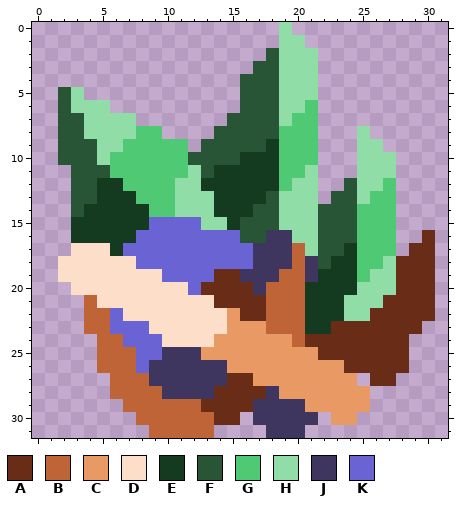
Pixel-art sprite: sprites/items/astral-fulgurite.png. That is the earlier state.
The file is 32x32 pixels.
Palette (. is transparent): A #692d17  B #bf6436  C #e89964  D #fddfc9  E #143a20  F #285535  G #4fc973  H #91dda8  J #3e365e  K #6a63d4
Pixels before, first column x 2:
 0 .................H...........
 1 .................HH..........
 2 ................FHHH.........
 3 ...............FFHHH.........
 4 ..............FFFHHH.........
 5 FH............FFFHHH.........
 6 FHHH..........FFFHHG.........
 7 FFHHHH.......FFFFHGG.........
 8 FFHHHHGG....FFFFFGGG...H.....
 9 FFFHHGGGGG.FFFFFEGGG...HH....
10 FFFHGGGGGGFFFFEEEGGG...HHH...
11 .FFFGGGGGGHFEEEEEGGH...HHH...
12 .FFEEGGGGHHEEEEEEGHH..FHHG...
13 .FFEEEGGGHHHEEEEFHHH.FFHGG...
14 .FEEEEEGGHHHEEEFFHHHFFFGGG...
15 .EEEEEEKKKKHHEFFFHHHFFFGGG...
16 .EEEEEKKKKKKKKFFJJHHFFFGGG..A
17 .DDDEKKKKKKKKKKJJJBHFFEGGG.AA
18 DDDDDDKKKKKKKKKJJJBJFEEGGHAAA
19 DDDDDDDDKKKKAAJJJBBJEEEGHHAAA
20 .DDDDDDDDDKAAAAJBBBEEEEHHHAAA
21 ..BDDDDDDDDDAAAABBBEEEHHHAAAA
22 ..BBKDDDDDDDDCAABBBEEEHHAAAAA
23 ..BBKKKDDDDDDCCCBBBEEAAAAAAA.
24 ...BBKKKDDDDCCCCCCBAAAAAAAA..
25 ...BBBKKJJJCCCCCCCCCAAAAAAA..
26 ...BBBKJJJJJJCCCCCCCCCAAAAA..
27 ....BBBJJJJJJAACCCCCCCC.AA...
28 ....BBBBJJJJAAAAJCCCCCCC.....
29 .....BBBBBBAAAAJJJJCCCCC.....
30 ......BBBBBBAA.JJJJJ.CC......
31 .......BBBBB....JJJ..........
The same view after the edit:
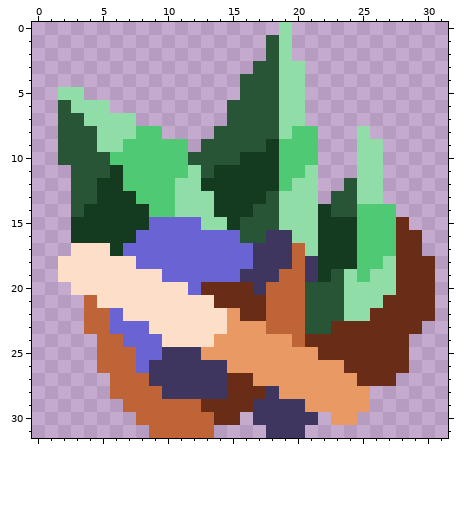
The exact change:
Changed rows in their new state; - is an unchanged pixel.
first column x 2:
 1 ----------------F-.----------
 2 ------------------..---------
 3 -------------------.---------
 4 -------------------.---------
 5 H------------------.---------
 6 -------------F-----.---------
 7 ------------------H.---------
 8 --F--------------H-----------
10 ---F---------------------.---
11 ----E--------------------.---
12 -------------------------.---
13 ------------------------H.---
14 --------------------E--------
15 --------------------EEE---A--
16 --------------------EEE---AA.
17 --------------------EE----A-.
18 --------------------E--------
19 ------------KK-------FH------
20 -------------------FFFH------
21 -------------------FFF-------
22 -------------------FFF-------
23 -------------------FF--------
first column x 14:
27 -----------A
28 J-----------
Changed places in both pictures, as pixel boxes (x1, y1, x2, y2):
changed: (227, 35, 318, 139)
changed: (58, 87, 123, 178)
changed: (305, 152, 435, 334)
changed: (214, 269, 240, 282)
added: (357, 373, 370, 386)
changed: (214, 386, 227, 399)
